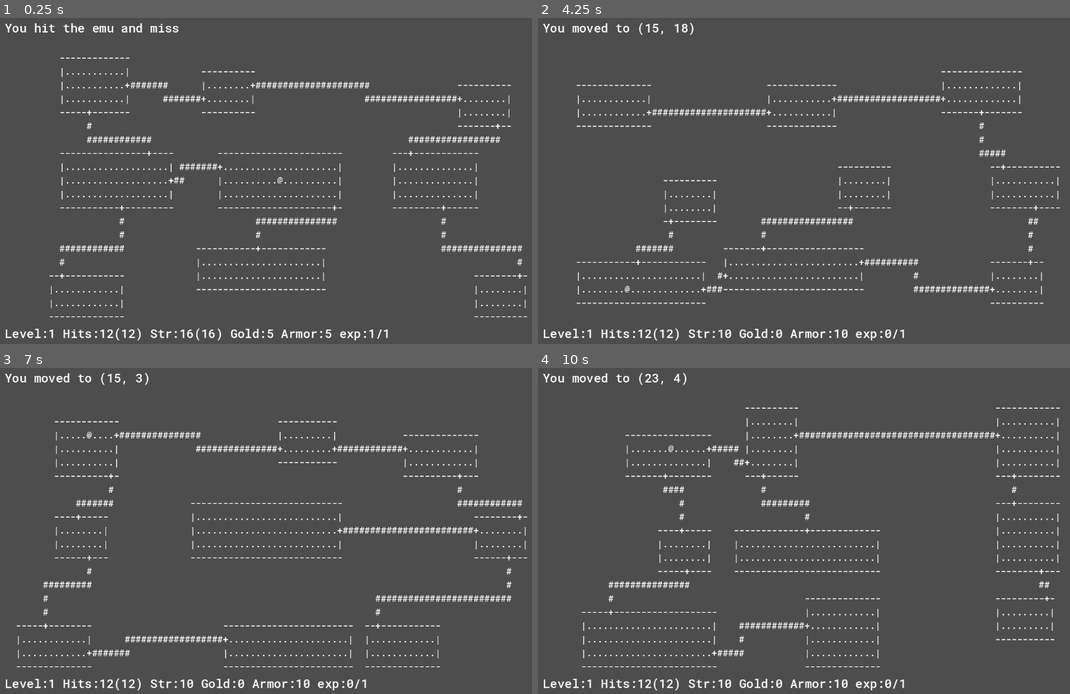
Above: before the commit, frames 1-4 (two rows, left to right).
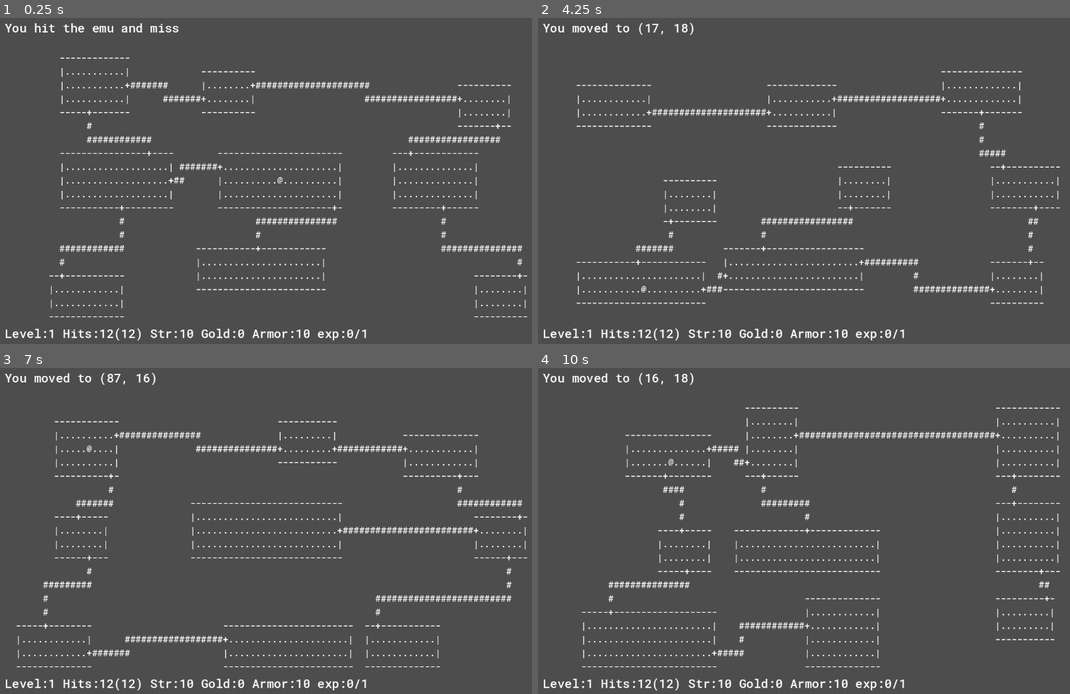
Above: after the commit, the same moments.

Repository: Kristjan-Kessel/GodotRogue
Game: Godot game, scene res://Scenes/main.tscn
The game is run twice, just before and just after one commit, with the same random seed, the same clock (stepped at 60 frames per second) and the same inputs.
Inputs:
- Up to frame 1 (0.25 s): no input
- Up to frame 2 (4.25 s): tap Enter (ui_accept) at 0.5, 0.77, 1.25, 1.52, 2, 2.75, 3.02, 3.5, 3.77 s; hold Right (ui_right) 0.53-1.28 s; tap F (command_find) at 0.6, 1.55, 2.1, 3.05, 3.6 s; tap . (command_rest, bound only after the commit) at 0.8, 1.35, 2.3, 2.85, 3.8 s; hold Down (ui_down) 1.28-2.03 s; hold Right (ui_right) 2.03-2.78 s; hold Up (ui_up) 2.78-3.53 s; hold Left (ui_left) from 3.53 s (still down)
- Up to frame 3 (7 s): tap . (command_rest, bound only after the commit) at 4.35, 5.3, 5.85, 6.8 s; tap Enter (ui_accept) at 4.52, 5, 6.02, 6.77 s; tap F (command_find) at 4.55, 5.1, 6.05, 6.6 s; release Left (ui_left) at 5.03 s; hold Down (ui_down) 5.03-5.78 s; hold Right (ui_right) 5.78-6.53 s; hold Up (ui_up) from 6.53 s (still down)
- Up to frame 4 (10 s): release Up (ui_up) at 7.28 s; hold Right (ui_right) 7.28-8.03 s; tap . (command_rest, bound only after the commit) at 7.35, 8.3, 8.85, 9.8 s; tap Enter (ui_accept) at 7.52, 9.02, 9.77 s; tap F (command_find) at 7.55, 8.1, 9.05, 9.6 s; hold Down (ui_down) 8.03-8.78 s; hold Left (ui_left) 8.78-9.53 s; hold Up (ui_up) from 9.53 s (still down)

The runs differ from the first frame. In frame 1, 0.5% of the frame differs, in the area x 35-73%, y 95-100%; in frame 2, less than 0.1%; in frame 3, 0.1%; in frame 4, 0.1%.

Commit message:
Update command system

Diff:
--- a/Scenes/main.tscn
+++ b/Scenes/main.tscn
@@ -43,6 +43,7 @@
 [node name="Player" type="Node2D" parent="."]
 script = ExtResource("3_s7dad")
 
+[connection signal="action_taken" from="Player" to="." method="on_action_taken"]
 [connection signal="command_find" from="Player" to="." method="_on_player_command_find"]
 [connection signal="log_message" from="Player" to="." method="_on_player_log_message"]
 [connection signal="player_move" from="Player" to="." method="_on_player_move"]
--- a/Scripts/main.gd
+++ b/Scripts/main.gd
@@ -15,7 +15,7 @@
 func _ready():
 	Globals.initialize_randomness()
 	print("Using seed: ", Globals.rng_seed)
-
+	ui.update_stats(player)
 	new_level()
 
 func get_tile(position: Vector2) -> Tile:
@@ -58,13 +58,13 @@
 		map_data[new_position.y][new_position.x].entity = player
 		moved = true
 
-	ui.update_stats(player)
 	ui.set_log_message("You moved to " + str(player.position))
 	on_action_taken();
 	return moved
 
 func on_action_taken():
 	render_map()
+	ui.update_stats(player)
 
 func _on_player_log_message(new_message: Variant) -> void:
 	ui.set_log_message(new_message)
--- a/Scripts/player.gd
+++ b/Scripts/player.gd
@@ -15,7 +15,7 @@
 var move_repeat_timer = 0.0
 const INITIAL_MOVE_DELAY = 0.3
 const REPEAT_RATE = 0.1
-var post_find_delay_timer = 0.0
+var post_command_delay_timer = 0.0
 
 # Player stats
 var level = 1
@@ -28,7 +28,7 @@
 var max_exp = 1
 
 # Commands
-enum CommandType {NONE, FIND}
+enum CommandType {NONE, FIND, REST, MOVE} # For commands that take an argument to execute (ex: direction)
 var current_command = CommandType.NONE
 
 func _set_current_exp(new_exp):
@@ -46,13 +46,15 @@
 	pass
 
 func _process(delta: float) -> void:
+	if post_command_delay_timer > 0.0:
+		post_command_delay_timer -= delta
+		if post_command_delay_timer <= 0.0:
+			if current_command == CommandType.FIND:
+				current_command = CommandType.MOVE
+			else:
+				current_command = CommandType.NONE
 
-	if post_find_delay_timer > 0.0:
-		post_find_delay_timer -= delta
-		if post_find_delay_timer <= 0.0:
-			current_command = CommandType.NONE
-
-	if current_command == CommandType.NONE:
+	if current_command == CommandType.MOVE:
 		var new_direction = Vector2.ZERO
 
 		if Input.is_action_pressed("ui_up"):
@@ -65,7 +67,7 @@
 			new_direction = Vector2(1, 0)
 
 		# Lets you move one tile at a time, or keep moving if you keep holding the key.
-		if new_direction != Vector2.ZERO && current_command == CommandType.NONE:
+		if new_direction != Vector2.ZERO:
 			if !is_moving || new_direction != move_direction:
 				move_direction = new_direction
 				is_moving = true
@@ -81,8 +83,7 @@
 						move_repeat_timer = REPEAT_RATE
 		elif is_moving:
 			is_moving = false
-
-	if current_command == CommandType.FIND:
+	elif current_command == CommandType.FIND:
 		var direction = Vector2.ZERO
 		if Input.is_action_just_pressed("ui_up"):
 			direction = Vector2(0, -1)
@@ -98,11 +99,21 @@
 
 		if direction != Vector2.ZERO:
 			command_find.emit(direction)
-			post_find_delay_timer = 0.1
-	elif Input.is_action_just_pressed("command_find"):
-		current_command = CommandType.FIND
-		log_message.emit("Choose a direction to look")
+			clear_command()
 
+	if current_command == CommandType.NONE || current_command == CommandType.MOVE:
+		if Input.is_action_just_pressed("ui_up") || Input.is_action_just_pressed("ui_down") || Input.is_action_just_pressed("ui_left") || Input.is_action_just_pressed("ui_right"):
+			current_command = CommandType.MOVE
+		if Input.is_action_just_pressed("command_find"):
+			current_command = CommandType.FIND
+			log_message.emit("Choose a direction to look")
+		elif Input.is_action_just_pressed("command_rest"):
+			current_command = CommandType.REST
+			action_taken.emit()
+			clear_command()
+
+func clear_command():
+	post_command_delay_timer = 0.1
 
 func move_player():
 	if move_direction != Vector2.ZERO:
--- a/project.godot
+++ b/project.godot
@@ -35,3 +35,8 @@
 "events": [Object(InputEventKey,"resource_local_to_scene":false,"resource_name":"","device":0,"window_id":0,"alt_presse …(189 unchanged characters)…
 ]
 }
+command_rest={
+"deadzone": 0.5,
+"events": [Object(InputEventKey,"resource_local_to_scene":false,"resource_name":"","device":-1,"window_id":0,"alt_pressed":false,"shift_pressed":false,"ctrl_pressed":false,"meta_pressed":false,"pressed":false,"keycode":0,"physical_keycode":46,"key_label":0,"unicode":46,"location":0,"echo":false,"script":null)
+]
+}
